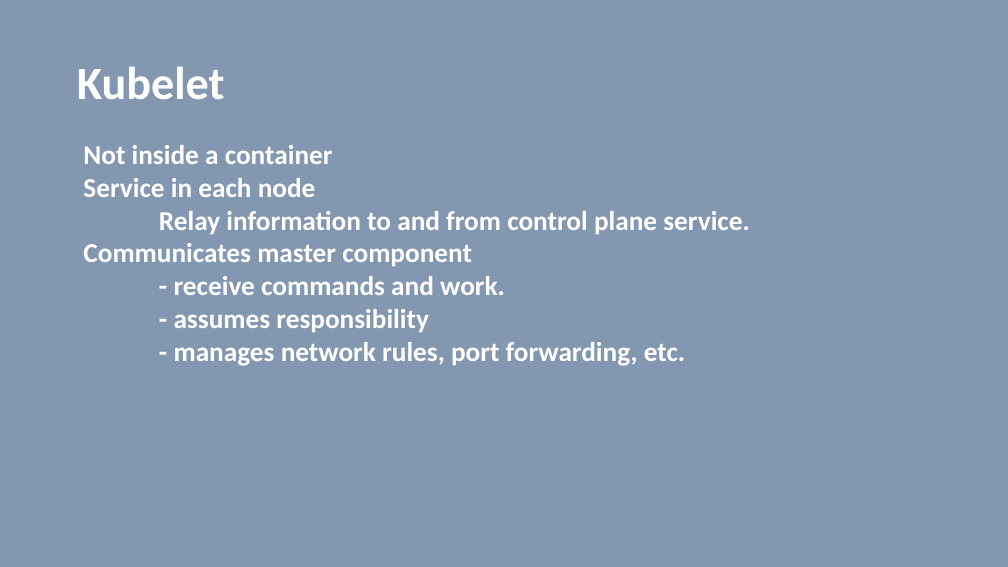
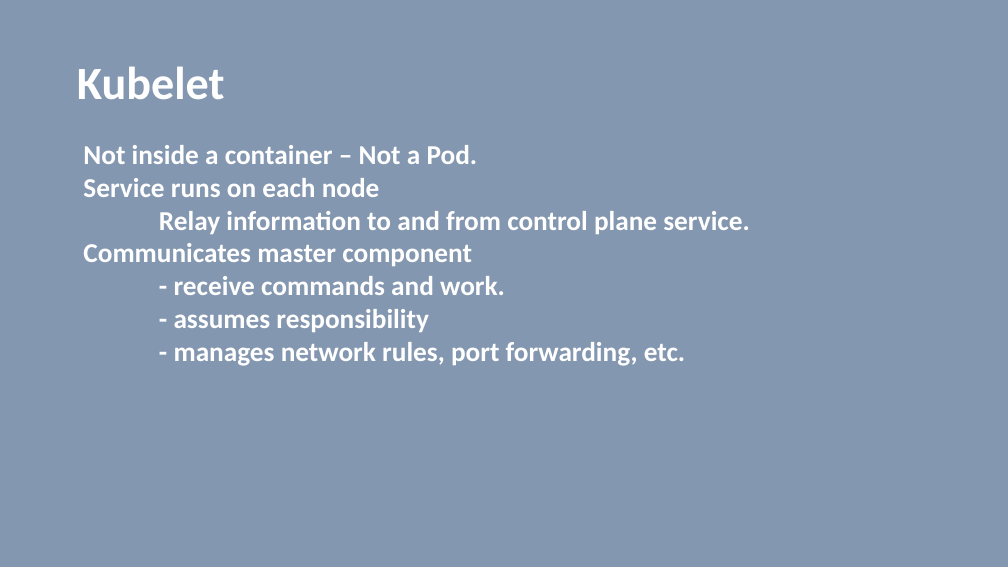
Before and after one commit to vilasvarghese/docker-k8s, a slide deck: slide 22 of notes/day4/4thDay.pptx (slide 20 before the commit). Drawn at 1008x567 pixels with LibreOffice and Linux fonts; fonts in the diff are those of the drawing. Boxes give left, top, right and bottom in pixels: in the first picture for what was removed or moved away, otherwise in the second. Text is boxed around its words. In the diff, an @@ line names an element or a change of style, - is before the commit and + after.

```diff
--- a/notes/day4/4thDay.pptx
+++ b/notes/day4/4thDay.pptx
@@ text at (83, 145, 478, 197): text changed @@
-Not inside a container
-Service in each node
+Not inside a container – Not a Pod.
+Service runs on each node
```
Also in this commit, not shown: 35 other slides changed, 5 slides added, 19 slides removed, 7 other files.
